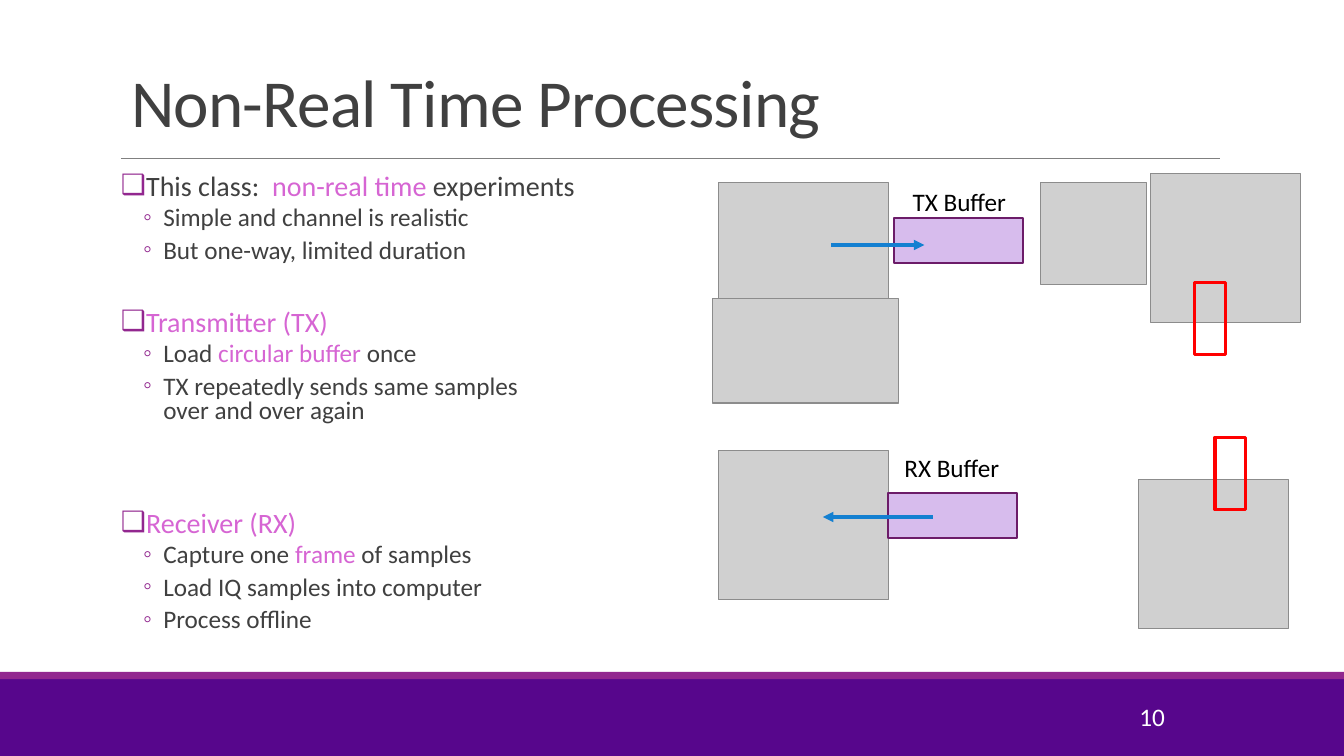
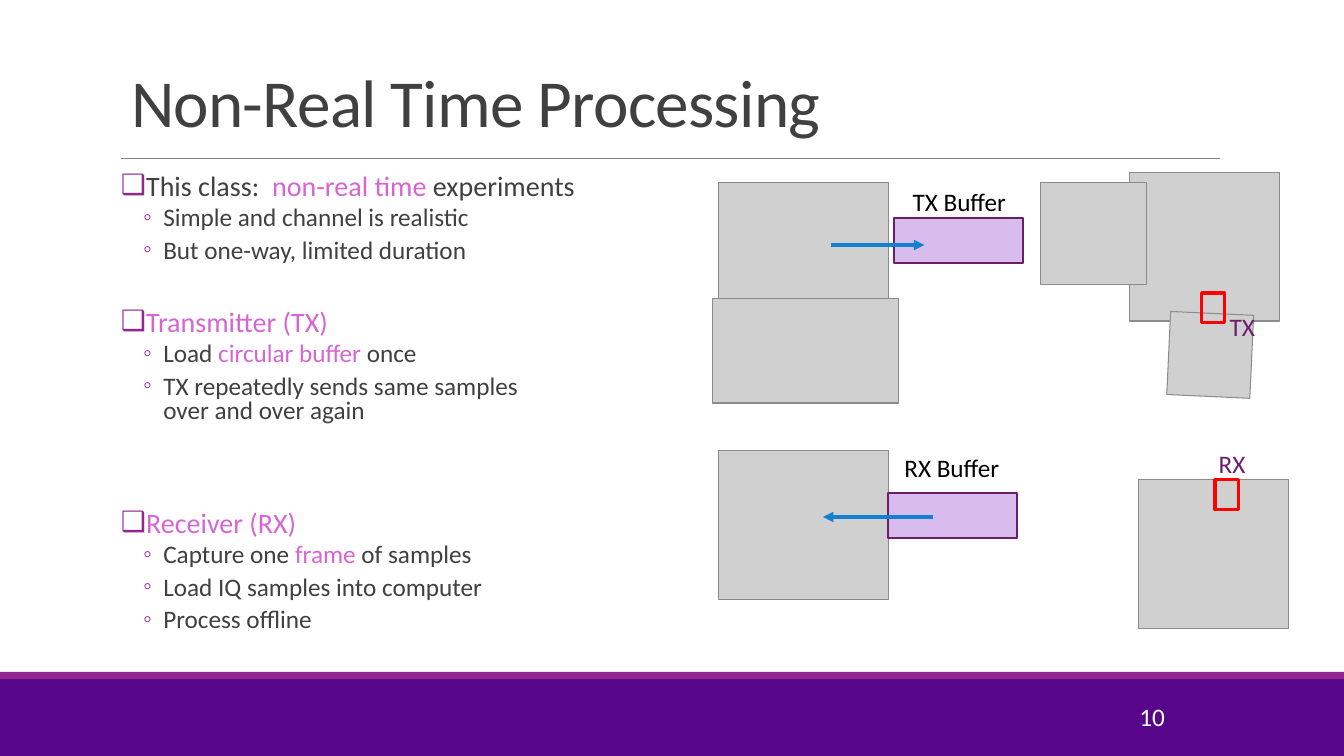
Before and after one commit to sdrangan/sdrlab, a slide deck: slide 10 of lab01_intro/intro.pptx. Drawn at 1344x756 pixels with LibreOffice and Linux fonts; fonts in the diff are those of the drawing; grey boxes stand for pictures; background and template pictures are left out. Boxes give left, top, right and bottom in pixels: in the first picture for what was removed or moved away, otherwise in the second. Text is boxed around its words. In the diff, an @@ line names an element or a change of style, - is before the commit and + after.

```diff
--- a/lab01_intro/intro.pptx
+++ b/lab01_intro/intro.pptx
@@ picture: place and size @@
-picture at box(1151, 173, 1301, 322)
+picture at box(1130, 172, 1279, 321)
@@ rectangle: place and size @@
-rectangle at box(1195, 282, 1225, 355)
+rectangle at box(1202, 293, 1225, 324)
@@ picture added at box(1167, 312, 1253, 398) @@
@@ text added at box(1230, 316, 1255, 343), 18 pt, text #6D1D6B @@
+TX
@@ text added at box(1219, 457, 1246, 479), 18 pt, text #6D1D6B @@
+RX
@@ rectangle: place and size @@
-rectangle at box(1215, 438, 1245, 510)
+rectangle at box(1215, 480, 1238, 510)
```
Also in this commit, not shown: 3 other slides changed, 3 other files.
